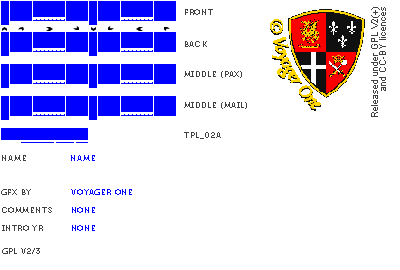
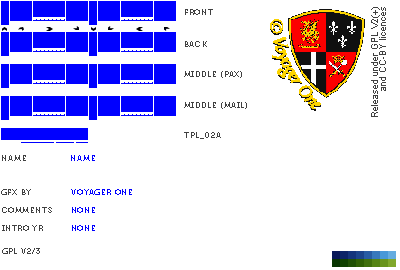
Two versions of the same layered image (400×270). Layer-by-layer changes:
added layer "Layer 3" in group "row4" over [left=332, top=251, right=396, bottom=267]